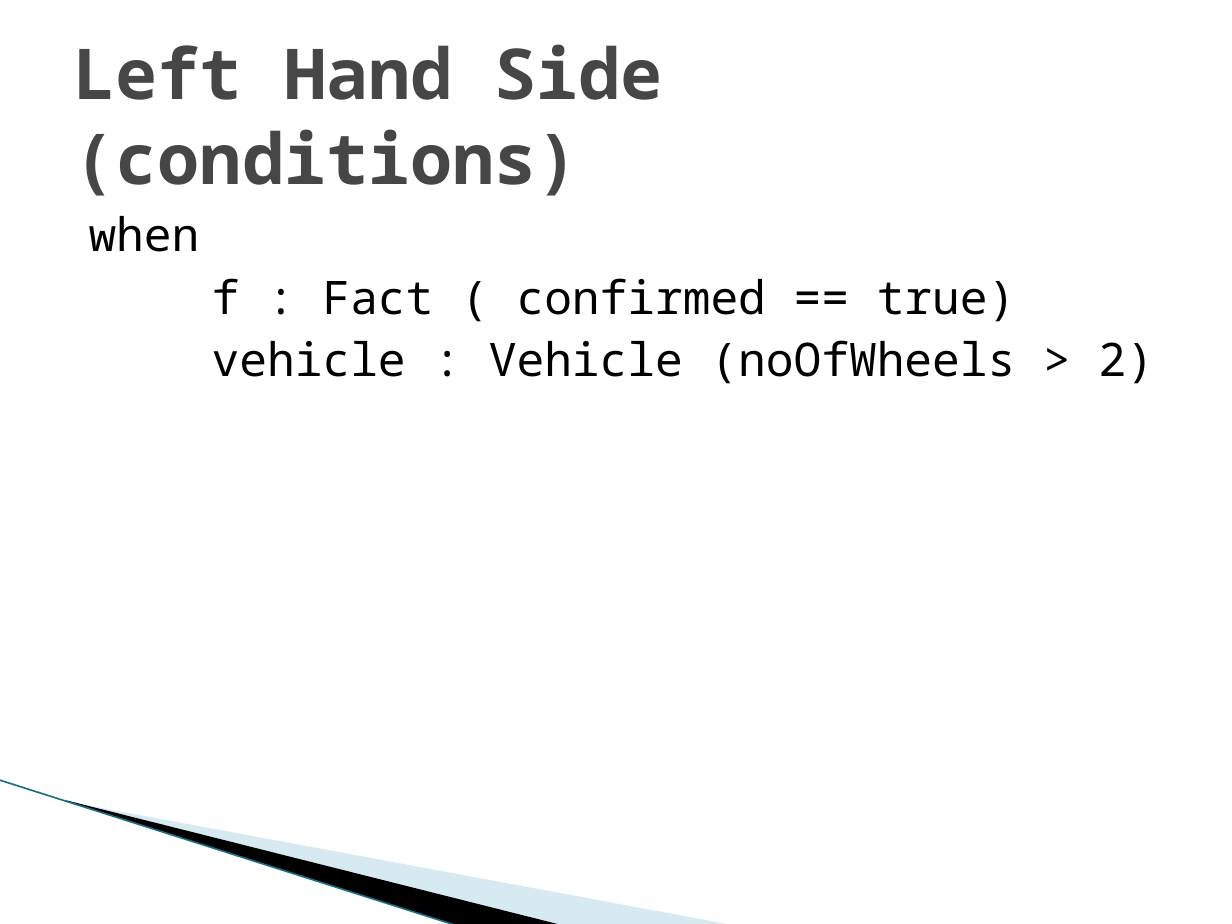
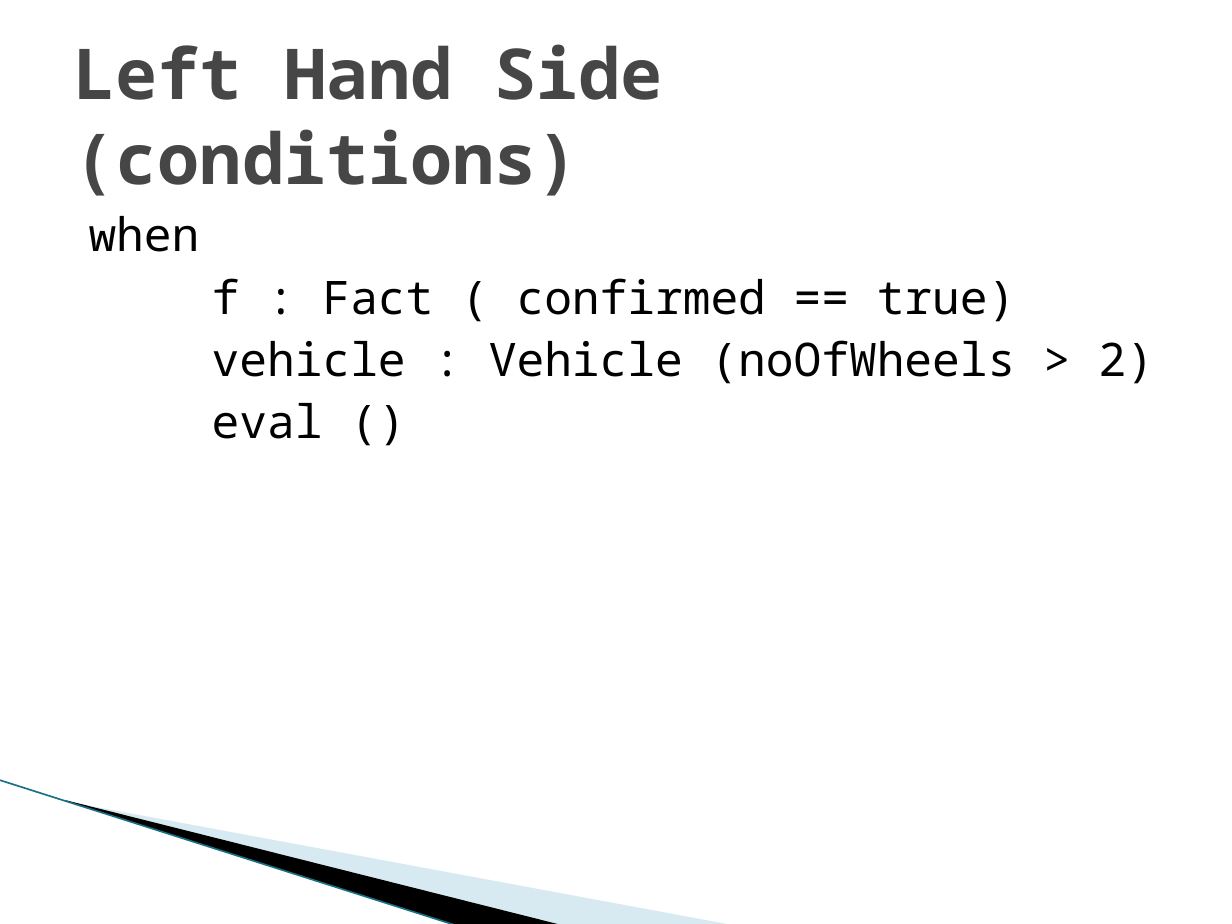
Before and after one commit to gspandy/drools-presentation-and-examples, a slide deck: slide 6 of drools-business-rules-engine.pptx (slide 7 before the commit). Drawn at 1232x924 pixels with LibreOffice and Linux fonts; fonts in the diff are those of the drawing; background and template pictures are left out. Boxes give left, top, right and bottom in pixels: in the first picture for what was removed or moved away, otherwise in the second. Text is boxed around its words. In the diff, an @@ line names an element or a change of style, - is before the commit and + after.

```diff
--- a/drools-business-rules-engine.pptx
+++ b/drools-business-rules-engine.pptx
@@ text at bbox=[212, 403, 323, 439]: paragraph added @@
+eval ()
```
Also in this commit, not shown: 2 other slides changed, 11 slides added, 3 other files.
